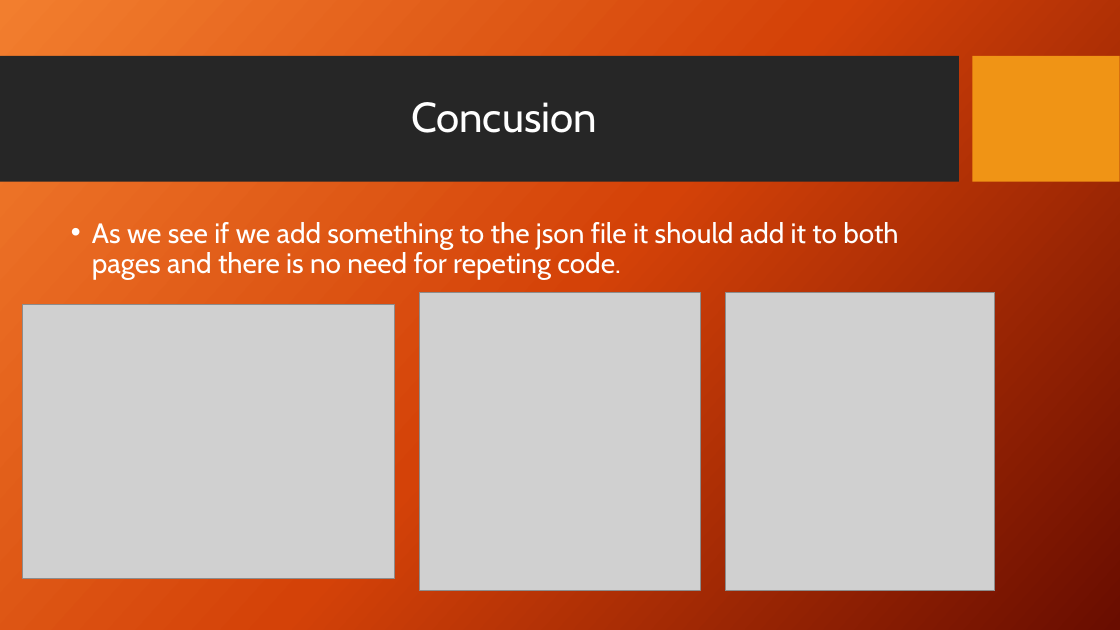
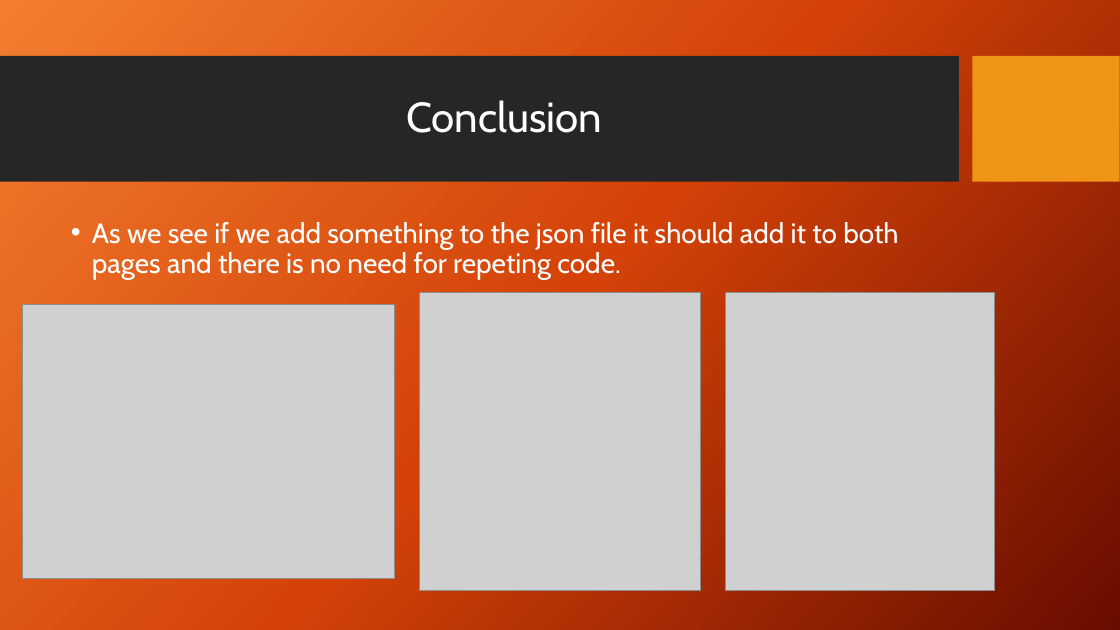
Before and after one commit to KidLanz/SID, a slide deck: slide 14 of DemoPresention/Angular Services.pptx (slide 12 before the commit). Drawn at 1120x630 pixels with LibreOffice and Linux fonts; fonts in the diff are those of the drawing; grey boxes stand for pictures; background and template pictures are left out. Boxes give left, top, right and bottom in pixels: in the first picture for what was removed or moved away, otherwise in the second. Text is boxed around its words. In the diff, an @@ line names an element or a change of style, - is before the commit and + after.

```diff
--- a/DemoPresention/Angular Services.pptx
+++ b/DemoPresention/Angular Services.pptx
@@ title at [406, 100, 602, 133]: text changed @@
-Concusion
+Conclusion
```
Also in this commit, not shown: 3 other slides changed, 2 slides added.
